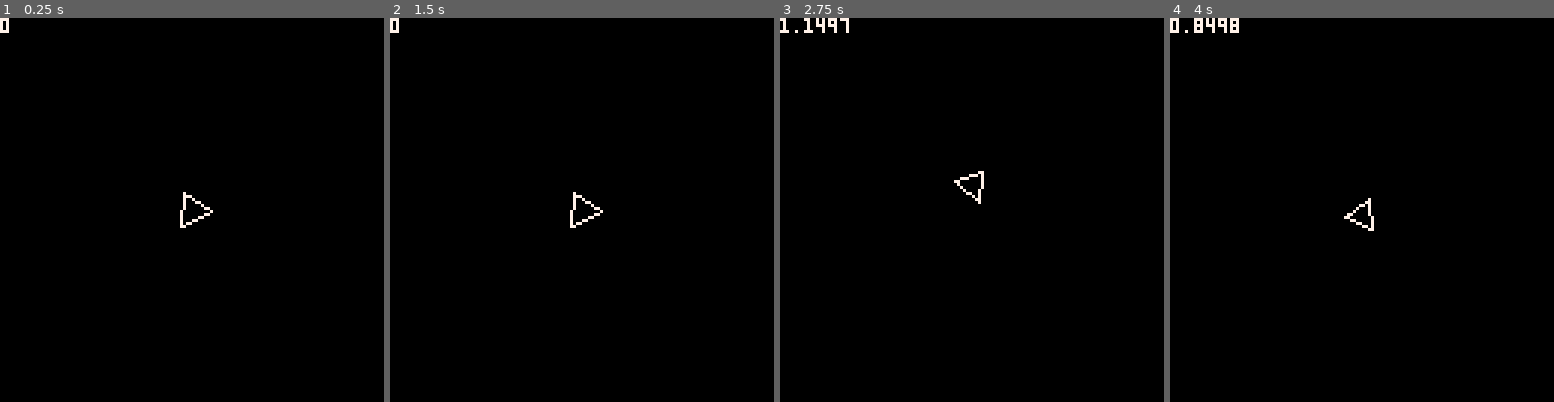
Above: before the commit, frames 1-4 (left to right).
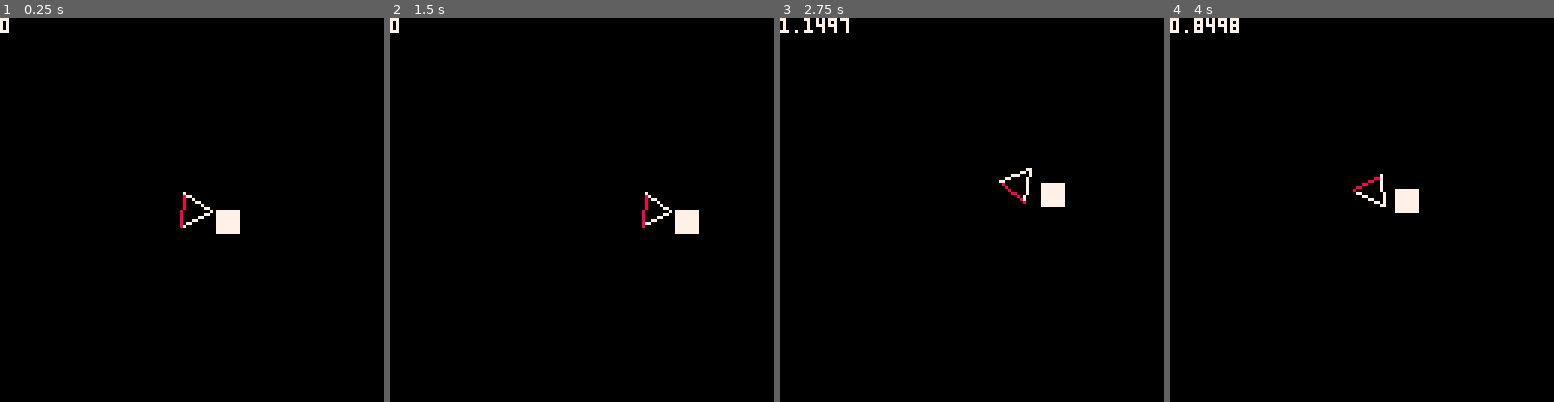
Above: after the commit, the same moments.

Repository: alainpuron/pico-8
Game: PICO-8 cartridge _spaceship game.p8
Two runs of this game, one before a commit and one after it. Both use one fixed random seed, a clock stepped at 60 frames per second and the inputs below.
Inputs:
- Up to frame 1 (0.25 s): no input
- Up to frame 2 (1.5 s): tap X (X key) at 0.33, 1.07 s
- Up to frame 3 (2.75 s): hold Right 1.6-2.1 s; tap X (X key) at 1.85 s; hold Up 2.15-2.42 s; hold Right from 2.47 s (still down)
- Up to frame 4 (4 s): tap X (X key) at 2.97 s; release Right at 3.03 s; hold Left 3.08-3.58 s; hold Down 3.63-3.97 s

The runs differ from the first frame. In frame 1, 0.5% of the frame differs, in the area x 46-63%, y 46-57%; in frame 2, 0.7%, in the area x 46-81%, y 45-57%; in frame 3, 0.7%; in frame 4, 0.7%.

Commit message:
Add files via upload
added friction

Diff:
--- a/_spaceship game.p8
+++ b/_spaceship game.p8
@@ -25,6 +25,8 @@
 	angle=0,
 	cx=64,
 	cy=64,
+	vx=0,
+	vy=0,
 	r = 6
 
 
@@ -51,27 +53,25 @@
 x3 = plr.cx + cos(plr.angle + 1.32) * plr.r
 y3 = plr.cy + sin(plr.angle + 1.32) * plr.r
 
+
 -- draw triangle
-line(x1, y1, x2, y2, 7)
-line(x2, y2, x3, y3, 7)
-line(x3, y3, x1, y1, 7)
-
+line(x1, y1, x2, y2, 7) -- right
+line(x2, y2, x3, y3, 8) -- bottom
+line(x3, y3, x1, y1, 7) -- left
 print(plr.angle)
+spr(0,plr.cx+8,plr.cy)
 end
 
 
 function move(plr)
 
 
-  if btn(⬆️) then
-  	plr.cy-=1
-
+  if btn(❎) then
+  	plr.vx += cos(plr.angle) * 2
+  	plr.vy += sin(plr.angle) * 2
   end
 
-  if btn(⬇️) then
-  	plr.cy+=1
 
-  end
 
   if btn(⬅️) then
   plr.angle -= 0.05
@@ -81,13 +81,25 @@
   	plr.angle += 0.05
   end
 
+-- apply friction every frame
+		plr.vx *= 0.75
+		plr.vy *= 0.75
+
+  plr.cx += plr.vx
+  plr.cy += plr.vy
+
+		-- when out of screen
+  plr.cx = (plr.cx+128)%128
+  plr.cy = (plr.cy+128)%128
+
+
 end
 __gfx__
-00007000000000000000000000000000000000000000000000000000000000000000000000000000000000000000000000000000000000000000000000000000
-00007000000000000000000000000000000000000000000000000000000000000000000000000000000000000000000000000000000000000000000000000000
-00077700000000000000000000000000000000000000000000000000000000000000000000000000000000000000000000000000000000000000000000000000
-00777770000000000000000000000000000000000000000000000000000000000000000000000000000000000000000000000000000000000000000000000000
-00777770000000000000000000000000000000000000000000000000000000000000000000000000000000000000000000000000000000000000000000000000
-07777777000000000000000000000000000000000000000000000000000000000000000000000000000000000000000000000000000000000000000000000000
-07777777000000000000000000000000000000000000000000000000000000000000000000000000000000000000000000000000000000000000000000000000
-07777777000000000000000000000000000000000000000000000000000000000000000000000000000000000000000000000000000000000000000000000000
+77777777000000000000000000000000000000000000000000000000000000000000000000000000000000000000000000000000000000000000000000000000
+77777777000000000000000000000000000000000000000000000000000000000000000000000000000000000000000000000000000000000000000000000000
+77777777000000000000000000000000000000000000000000000000000000000000000000000000000000000000000000000000000000000000000000000000
+77777777000000000000000000000000000000000000000000000000000000000000000000000000000000000000000000000000000000000000000000000000
+77777777000000000000000000000000000000000000000000000000000000000000000000000000000000000000000000000000000000000000000000000000
+77777777000000000000000000000000000000000000000000000000000000000000000000000000000000000000000000000000000000000000000000000000
+77777777000000000000000000000000000000000000000000000000000000000000000000000000000000000000000000000000000000000000000000000000
+77777777000000000000000000000000000000000000000000000000000000000000000000000000000000000000000000000000000000000000000000000000
